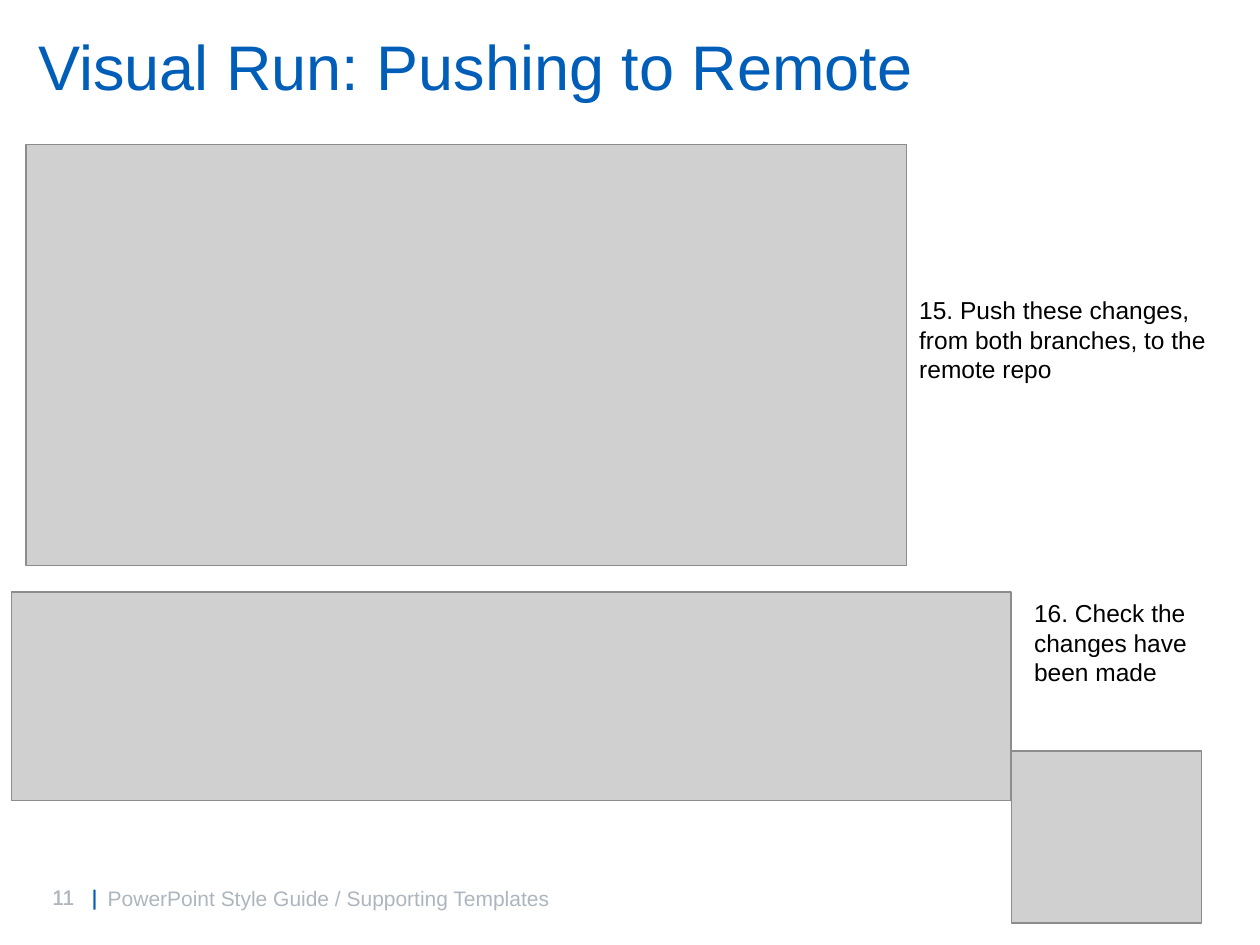
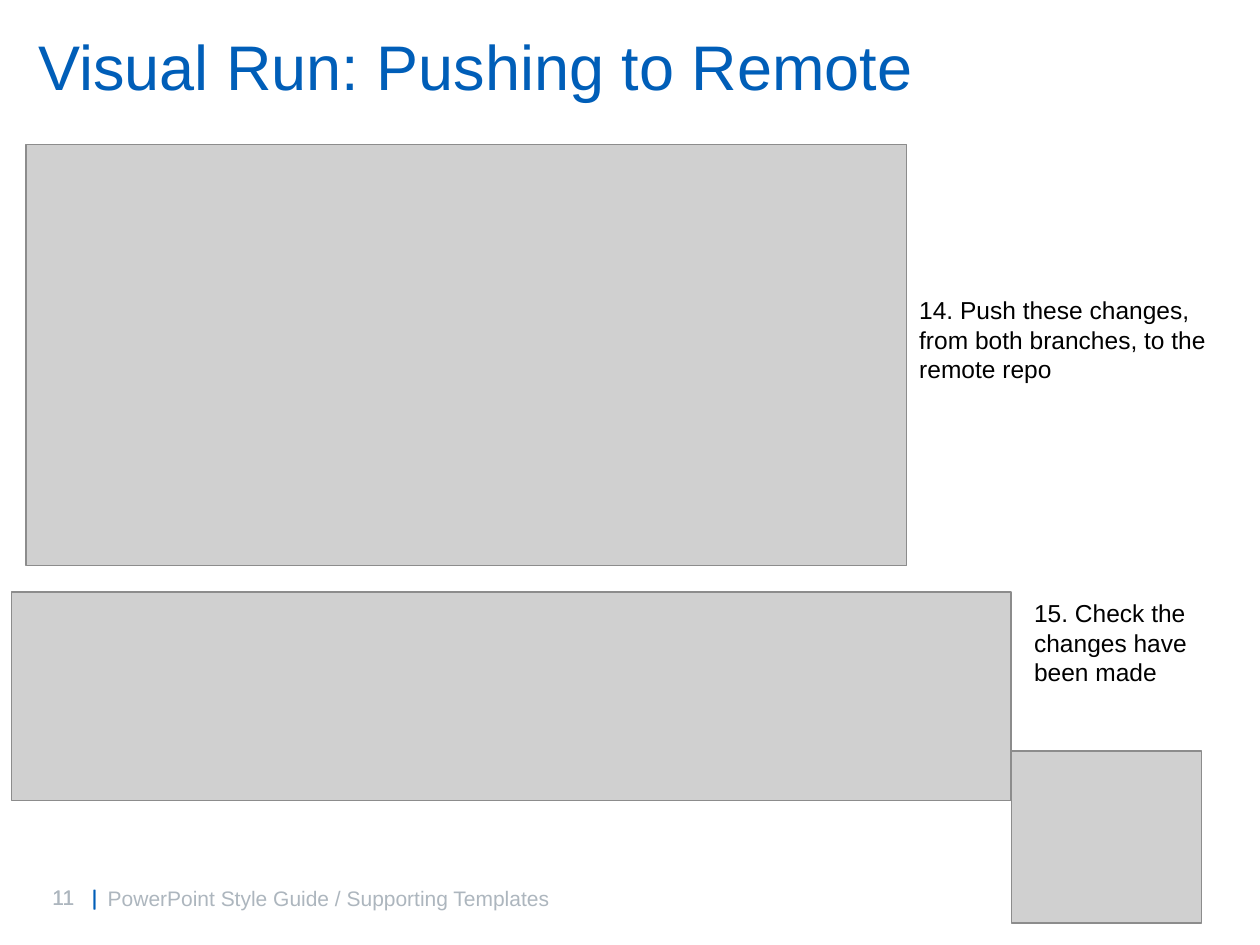
Before and after one commit to willbrooks2/Git_Introduction, a slide deck: slide 11 of GitIntro.pptx. Drawn at 1260x945 pixels with LibreOffice and Linux fonts; fonts in the diff are those of the drawing; grey boxes stand for pictures; background and template pictures are left out. Boxes give left, top, right and bottom in pixels: in the first picture for what was removed or moved away, otherwise in the second. Text is boxed around its words. In the diff, an @@ line names an element or a change of style, - is before the commit and + after.

```diff
--- a/GitIntro.pptx
+++ b/GitIntro.pptx
@@ text at [919,301,1205,383]: text changed @@
-15. Push these changes, from both branches, to the remote repo
+14. Push these changes, from both branches, to the remote repo
@@ text at [1034,604,1187,682]: text changed @@
-16. Check the changes have been made
+15. Check the changes have been made
```
Also in this commit, not shown: 3 other slides changed.
